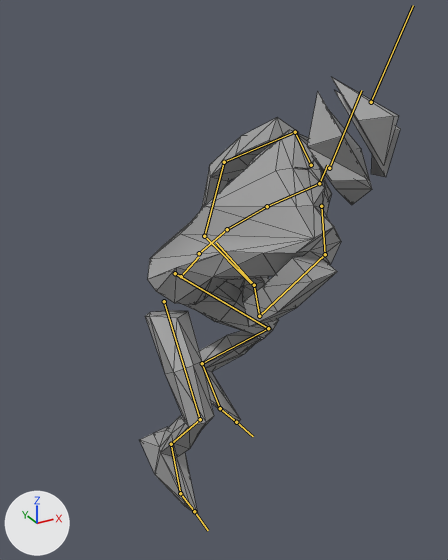
Two versions of the glTF model glb_imports/8164_meshes.glb, one commit apart.
Camera for both pictures: a camera (50 mm lens) standing at (-11.2, -23.1, 23.9) and looking at (1.6, 0.2, 12.3). Every picture has the same lights, and +X, +Y and +Z are marked at lower left. Both versions are drawn at frame 24 of the action 'ArmBombs'; the numbers are the values there. The bones that bend it are drawn over the model as lines. Mesh edges are drawn as thin lines.

Names of what the first picture shows: 'Body.001'.
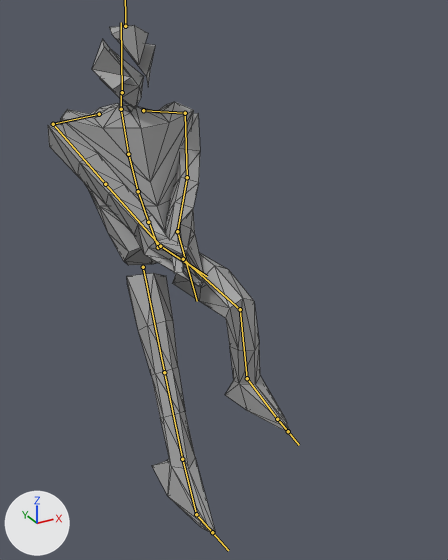
Location of each change, [x1, y1, x2, y2] in pixels of the pictures (448 x 560 px):
'Body.001', posed (7% narrower, 16% taller): before [140, 77, 400, 514]; after [48, 25, 289, 534]
bone 'mixamorig:Hips', root to tip: before (181, 276) to (198, 257); after (158, 247) to (149, 223)
bone 'mixamorig:Spine', root to tip: before (199, 253) to (227, 229); after (148, 222) to (138, 191)
bone 'mixamorig:Spine1', root to tip: before (227, 229) to (267, 206); after (138, 191) to (128, 154)
bone 'mixamorig:Spine2', root to tip: before (267, 206) to (319, 183); after (128, 154) to (121, 109)
bone 'mixamorig:Neck', root to tip: before (319, 183) to (327, 165); after (121, 109) to (121, 91)
bone 'mixamorig:LeftArm', root to tip: before (295, 132) to (224, 162); after (185, 113) to (187, 177)
bone 'mixamorig:LeftForeArm', root to tip: before (224, 162) to (204, 236); after (187, 177) to (177, 231)
bone 'mixamorig:LeftHand', root to tip: before (204, 236) to (251, 283); after (177, 231) to (197, 301)
bone 'mixamorig:RightArm', root to tip: before (325, 254) to (259, 316); after (53, 124) to (105, 184)
bone 'mixamorig:RightForeArm', root to tip: before (259, 316) to (254, 285); after (105, 184) to (160, 246)
bone 'mixamorig:RightHand', root to tip: before (254, 285) to (216, 242); after (160, 246) to (207, 276)
bone 'mixamorig:LeftUpLeg', root to tip: before (175, 273) to (268, 328); after (183, 259) to (240, 309)
bone 'mixamorig:LeftLeg', root to tip: before (268, 328) to (202, 363); after (240, 309) to (247, 378)
bone 'mixamorig:LeftFoot', root to tip: before (202, 363) to (220, 408); after (247, 378) to (277, 419)
bone 'mixamorig:RightUpLeg', root to tip: before (164, 301) to (200, 419); after (143, 267) to (164, 372)
bone 'mixamorig:RightLeg', root to tip: before (200, 419) to (171, 444); after (164, 372) to (182, 459)
bone 'mixamorig:RightFoot', root to tip: before (171, 444) to (180, 493); after (182, 459) to (196, 514)

The edits, one by one:
Bone 'mixamorig:Hips' (bone_mixamorig_hips) moves from (-0.61, 0.65, -0.36) to (0.0, 0.6, -4.35).
Bone 'mixamorig:Hips' (bone_mixamorig_hips) turns from (52, 51, 19) to (-46, 0, 0) degrees about its own x, y and z.
Bone 'mixamorig:Spine' (bone_mixamorig_spine) moves from (0.03, 0.0, 0.0) to (0.0, 0.0, 0.0).
Bone 'mixamorig:Spine' (bone_mixamorig_spine) turns from (10, -6, -2) to (5, 0, 0) degrees about its own x, y and z.
Bone 'mixamorig:Spine1' (bone_mixamorig_spine1) turns from (10, 10, 1) to (13, 0, 0) degrees about its own x, y and z.
Bone 'mixamorig:Spine2' (bone_mixamorig_spine2) turns from (10, 16, -2) to (14, 0, 0) degrees about its own x, y and z.
Bone 'mixamorig:Neck' (bone_mixamorig_neck) turns from (-75, -35, 62) to (23, 0, 0) degrees about its own x, y and z.
Bone 'mixamorig:LeftArm' (bone_mixamorig_leftarm) turns from (67, 4, 42) to (85, -31, 47) degrees about its own x, y and z.
Bone 'mixamorig:LeftForeArm' (bone_mixamorig_leftforearm) turns from (1, -1, 48) to (1, 0, 20) degrees about its own x, y and z.
Bone 'mixamorig:LeftHand' (bone_mixamorig_lefthand) turns from (34, 53, 117) to (-17, 20, -17) degrees about its own x, y and z.
Bone 'mixamorig:RightArm' (bone_mixamorig_rightarm) turns from (62, 11, -74) to (84, 37, -48) degrees about its own x, y and z.
Bone 'mixamorig:RightForeArm' (bone_mixamorig_rightforearm) turns from (1, 1, -63) to (1, 0, 0) degrees about its own x, y and z.
Bone 'mixamorig:RightHand' (bone_mixamorig_righthand) turns from (33, -17, -9) to (-39, 29, -49) degrees about its own x, y and z.
Bone 'mixamorig:LeftUpLeg' (bone_mixamorig_leftupleg) turns from (92, -1, -13) to (35, 5, 2) degrees about its own x, y and z.
Bone 'mixamorig:LeftLeg' (bone_mixamorig_leftleg) turns from (-110, 0, 0) to (-86, 0, 0) degrees about its own x, y and z.
Bone 'mixamorig:LeftFoot' (bone_mixamorig_leftfoot) turns from (17, -4, -32) to (8, -3, -4) degrees about its own x, y and z.
Bone 'mixamorig:RightUpLeg' (bone_mixamorig_rightupleg) turns from (90, 45, 32) to (-8, -13, 2) degrees about its own x, y and z.
Bone 'mixamorig:RightLeg' (bone_mixamorig_rightleg) turns from (-77, 0, 0) to (2, 0, 0) degrees about its own x, y and z.
Bone 'mixamorig:RightFoot' (bone_mixamorig_rightfoot) turns from (3, -5, 6) to (-55, 1, 0) degrees about its own x, y and z.
